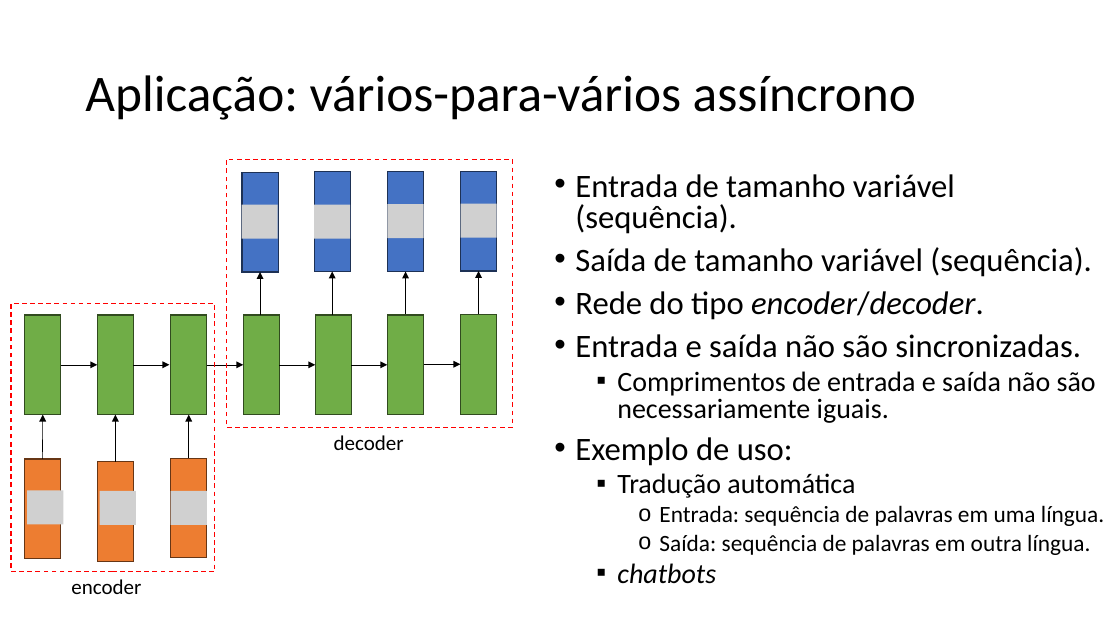
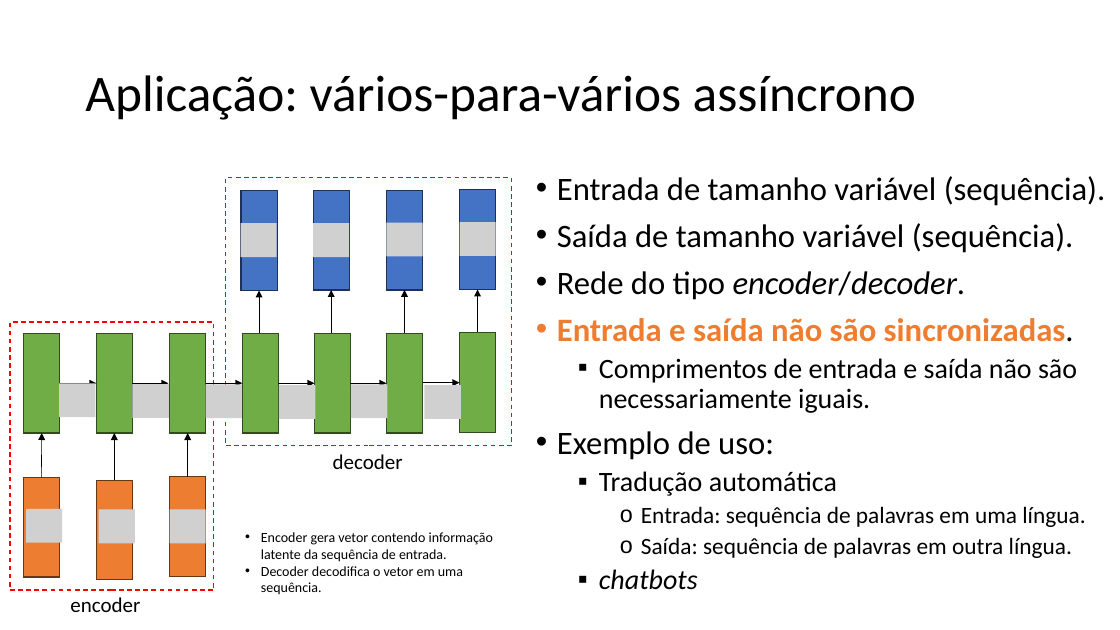
Before and after one commit to zz4fap/c24_inteligencia_artificial, a slide deck: slide 73 of slides/C24_RNN.pptx. Drawn at 1120x630 pixels with LibreOffice and Linux fonts; fonts in the diff are those of the drawing; grey boxes stand for pictures. Boxes give left, top, right and bottom in pixels: in the first picture for what was removed or moved away, otherwise in the second. Text is boxed around its words. In the diff, an @@ line names an element or a change of style, - is before the commit and + after.

```diff
--- a/slides/C24_RNN.pptx
+++ b/slides/C24_RNN.pptx
@@ text "Entrada de tamanho variável (sequência).": place and size @@
-text "Entrada de tamanho variável (sequência)." at [575,174,1104,584]
+text "Entrada de tamanho variável (sequência)." at [557,176,1106,590]
@@ text "Entrada de tamanho variável (sequência)." at [557,176,1106,590]: text colour #000000 to #ED7D31, bold on in "Entrada e saída não são sincronizadas."; line spacing 0.8 to 0.9 @@
@@ 16 rectangles, 13 arrows, 7 pictures, 2 texts: place and size @@
-16 rectangles, 13 arrows, 7 pictures, 2 texts at [11,160,513,594]
+16 rectangles, 13 arrows, 7 pictures, 2 texts at [10,178,511,612]
@@ group added at [59,383,460,418]: 6 pictures @@
@@ text added at [261,532,493,595], 12 pt, text #000000 @@
+• Encoder gera vetor contendo informação latente da sequência de entrada.
+• Decoder decodifica o vetor em uma sequência.
```
Also in this commit, not shown: 12 other slides changed, 5 slides added, 3 slides removed, 2 other files.
